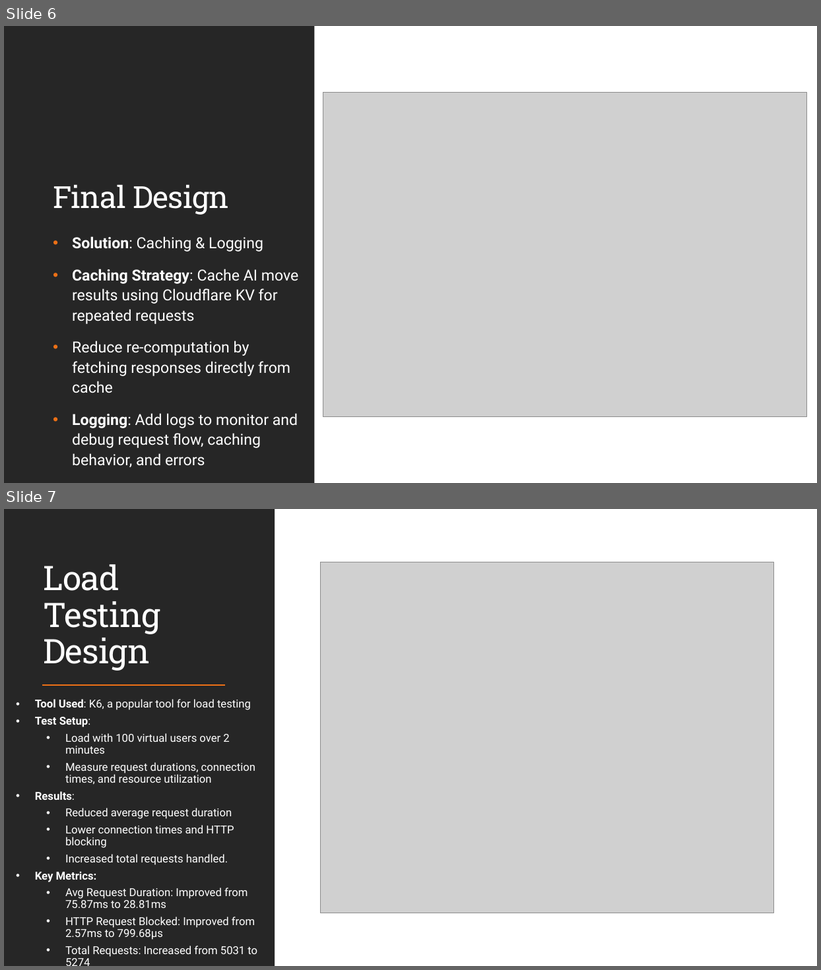
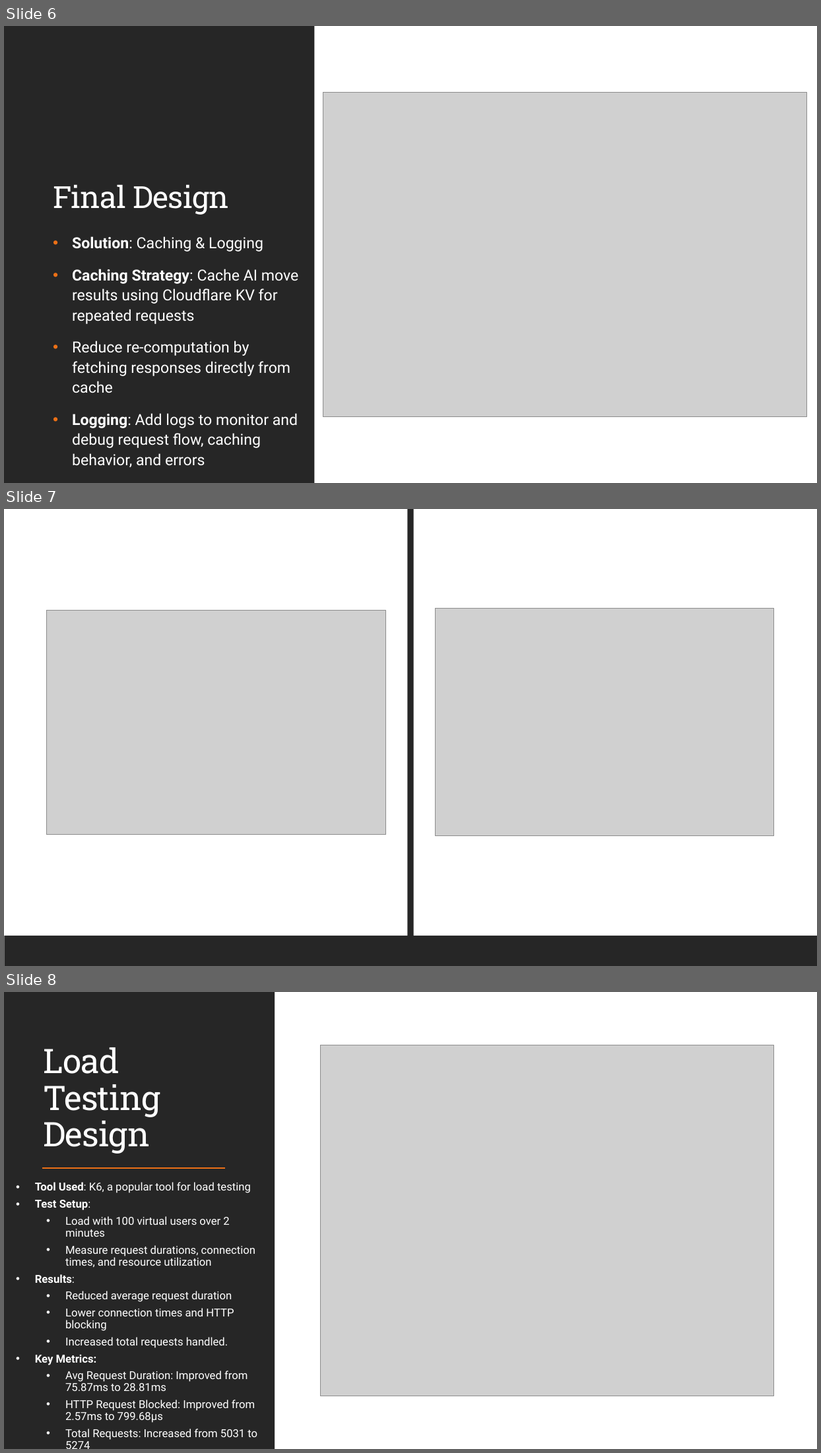
Before and after one commit to cyberbeam524/cloudflare_assessment, a slide deck: images/Tic tac toe.pptx. Shown one above the other, each under a label of ours: slides 6 and 7 before the commit, slides 6, 7 and 8 after it. The pictures are 821x970 and 821x1453 pixels, drawn with LibreOffice and Linux fonts; fonts in the diff are those of the drawing; grey boxes stand for pictures. Boxes give left, top, right and bottom in pixels: in the first picture for what was removed or moved away, otherwise in the second. Text is boxed around its words. In the diff, an @@ line names an element or a change of style, - is before the commit and + after.

```diff
--- a/images/Tic tac toe.pptx
+++ b/images/Tic tac toe.pptx
@@ slide 7 added at [4, 509, 817, 966], background #FFFFFF; not listed: 1 template element that a slide beside it also shows @@
@@ rectangle added at [4, 509, 817, 966], fill #FFFFFF @@
@@ rectangle added at [408, 509, 414, 966], fill #262626 @@
@@ picture added at [47, 610, 386, 835] @@
@@ picture added at [435, 609, 774, 836] @@
@@ rectangle added at [4, 936, 817, 966], fill #262626 @@
@@ what was slide 7 is now slide 8 @@
```
